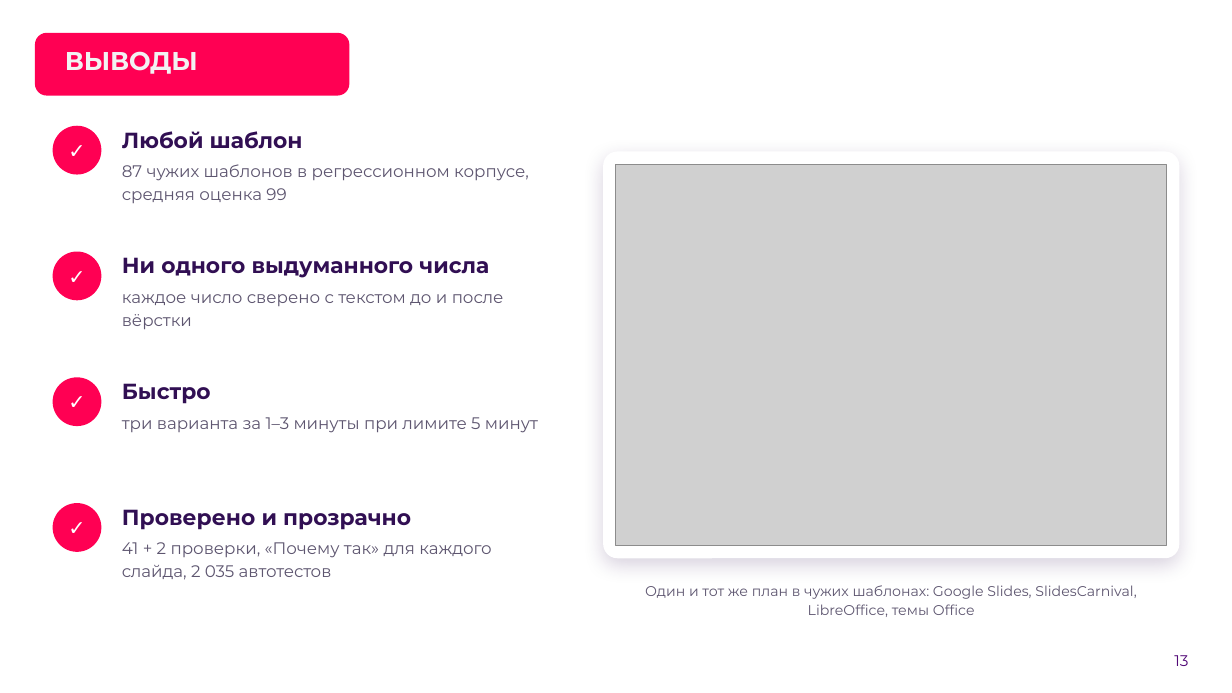
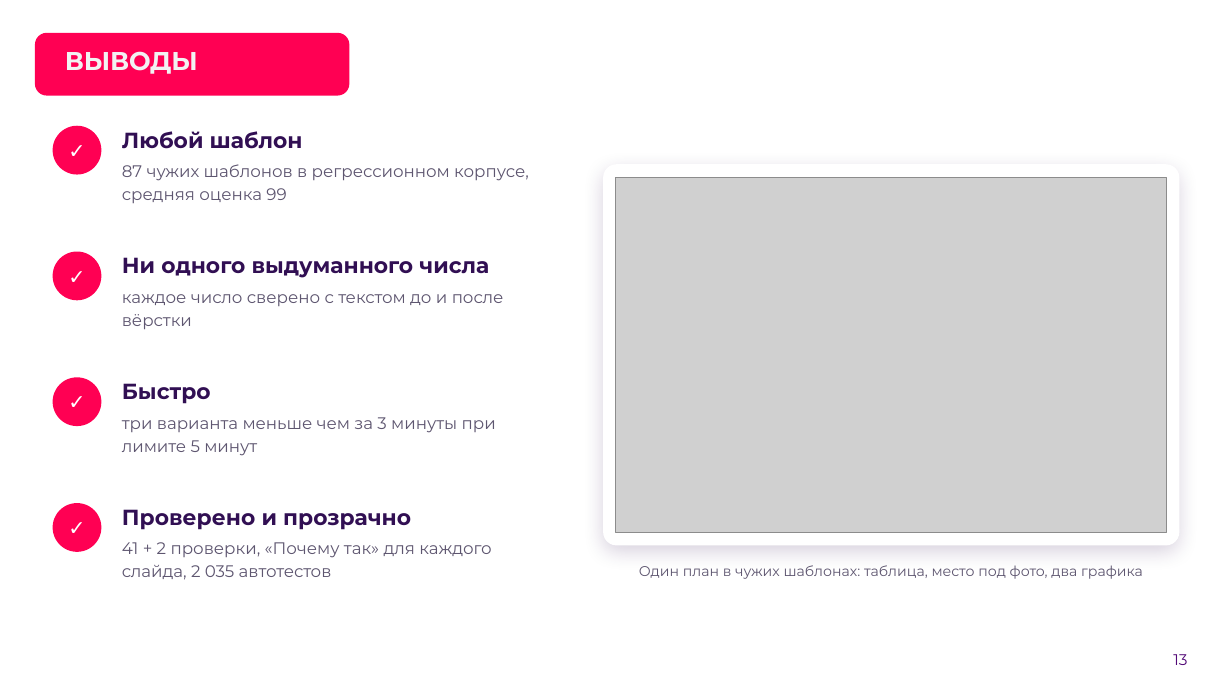
Before and after one commit to hl0pch1k/verstka, a slide deck: slide 13 of docs/presentation/verstka-pitch.pptx. Drawn at 1232x693 pixels with LibreOffice and Linux fonts; fonts in the diff are those of the drawing; grey boxes stand for pictures; background and template pictures are left out. Boxes give left, top, right and bottom in pixels: in the first picture for what was removed or moved away, otherwise in the second. Text is boxed around its words. In the diff, an @@ line names an element or a change of style, - is before the commit and + after.

```diff
--- a/docs/presentation/verstka-pitch.pptx
+++ b/docs/presentation/verstka-pitch.pptx
@@ rounded rectangle: place and size @@
-rounded rectangle at box(604, 152, 1180, 558)
+rounded rectangle at box(604, 165, 1180, 545)
@@ picture: place and size @@
-picture at box(616, 165, 1167, 545)
+picture at box(616, 177, 1167, 533)
@@ text at box(122, 417, 496, 456): text changed @@
-три варианта за 1–3 минуты при лимите 5 минут
+три варианта меньше чем за 3 минуты при лимите 5 минут
@@ text at box(639, 565, 1143, 579): text changed @@
-Один и тот же план в чужих шаблонах: Google Slides, SlidesCarnival, LibreOffice, темы Office
+Один план в чужих шаблонах: таблица, место под фото, два графика
```
Also in this commit, not shown: 10 other slides changed, 1 other file.
